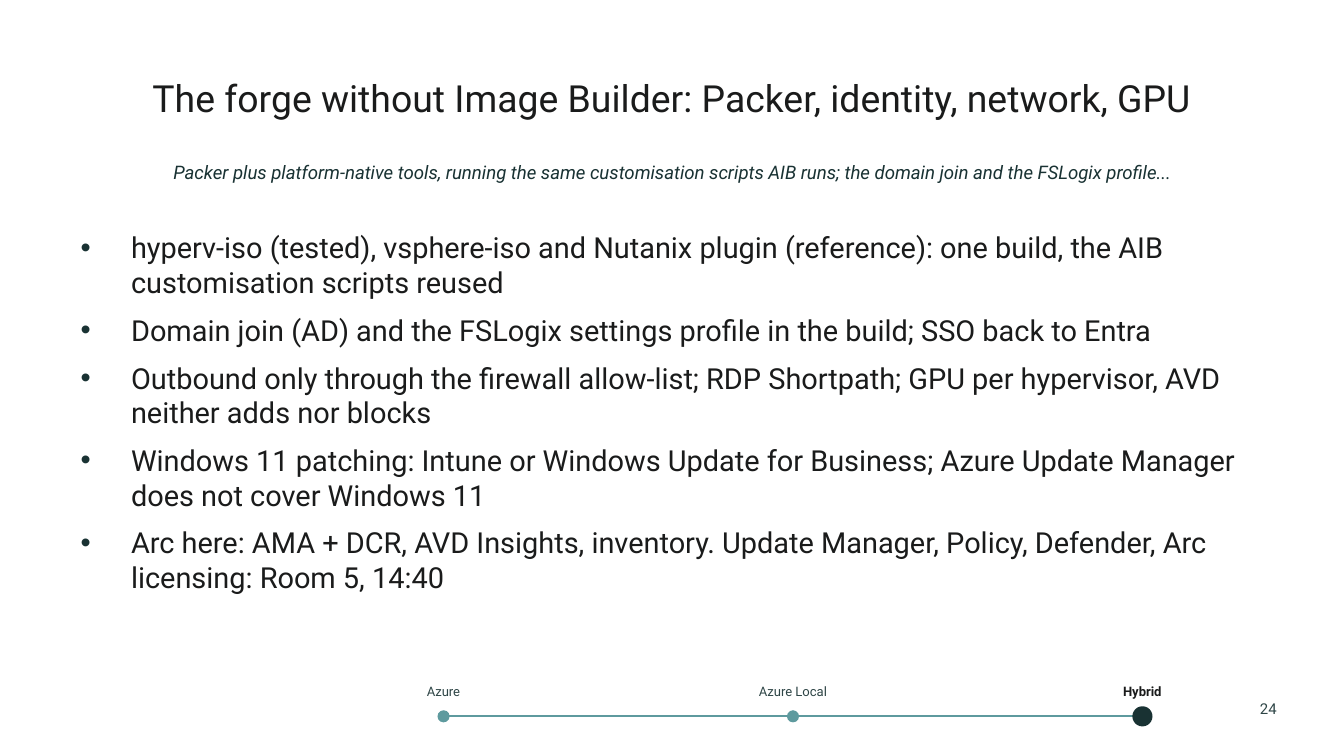
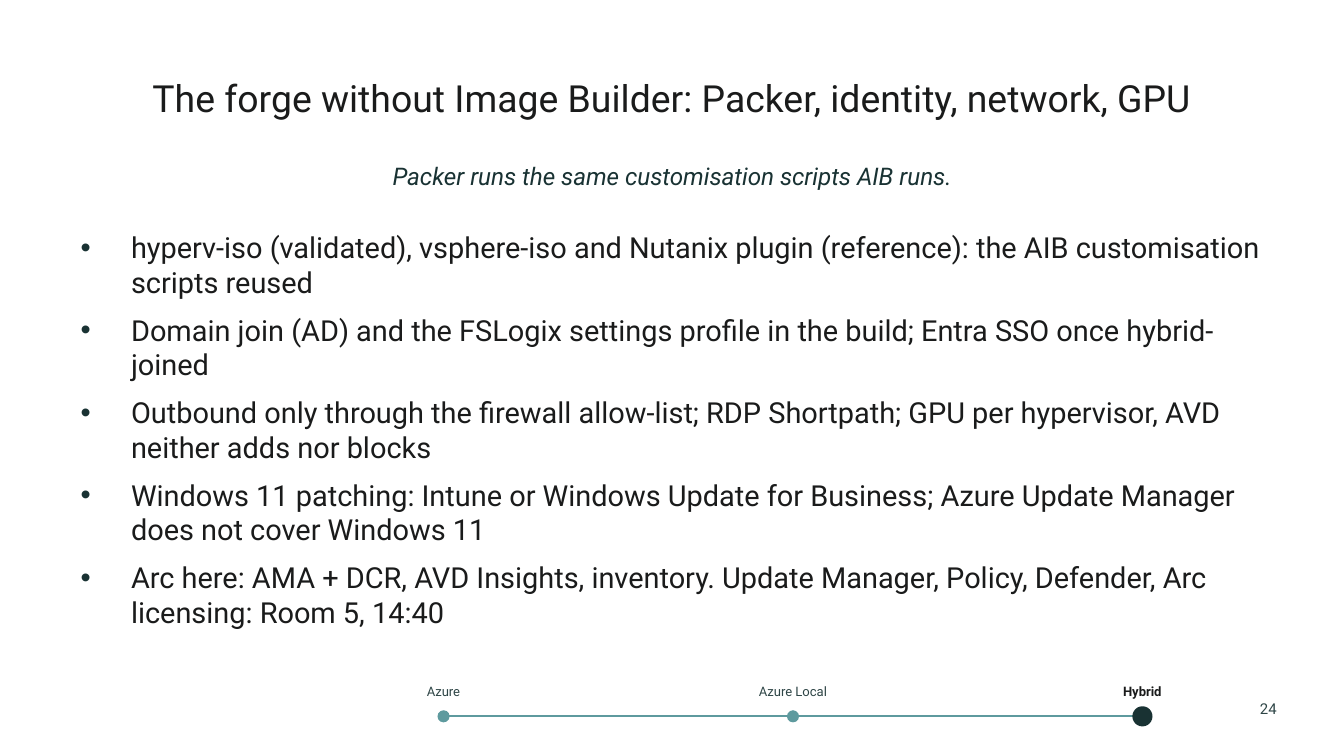
Before and after one commit to thisismydemo/nic2026_avd, a slide deck: slide 24 of presentation/AVD_Anywhere_NIC2026.pptx. Drawn at 1344x756 pixels with LibreOffice and Linux fonts; fonts in the diff are those of the drawing; background and template pictures are left out. Boxes give left, top, right and bottom in pixels: in the first picture for what was removed or moved away, otherwise in the second. Text is boxed around its words. In the diff, an @@ line names an element or a change of style, - is before the commit and + after.

```diff
--- a/presentation/AVD_Anywhere_NIC2026.pptx
+++ b/presentation/AVD_Anywhere_NIC2026.pptx
@@ text at bbox=[393, 166, 951, 190]: text changed; size 10 to 13 pt @@
-Packer plus platform-native tools, running the same customisation scripts AIB runs; the domain join and the FSLogix profile...
+Packer runs the same customisation scripts AIB runs.
@@ text at bbox=[131, 235, 1260, 381]: text changed @@
-• hyperv-iso (tested), vsphere-iso and Nutanix plugin (reference): one build, the AIB customisation scripts reused
-• Domain join (AD) and the FSLogix settings profile in the build; SSO back to Entra
+• hyperv-iso (validated), vsphere-iso and Nutanix plugin (reference): the AIB customisation scripts reused
+• Domain join (AD) and the FSLogix settings profile in the build; Entra SSO once hybrid-joined
```
Also in this commit, not shown: 19 other slides changed, 1 slide added, 19 other files.
